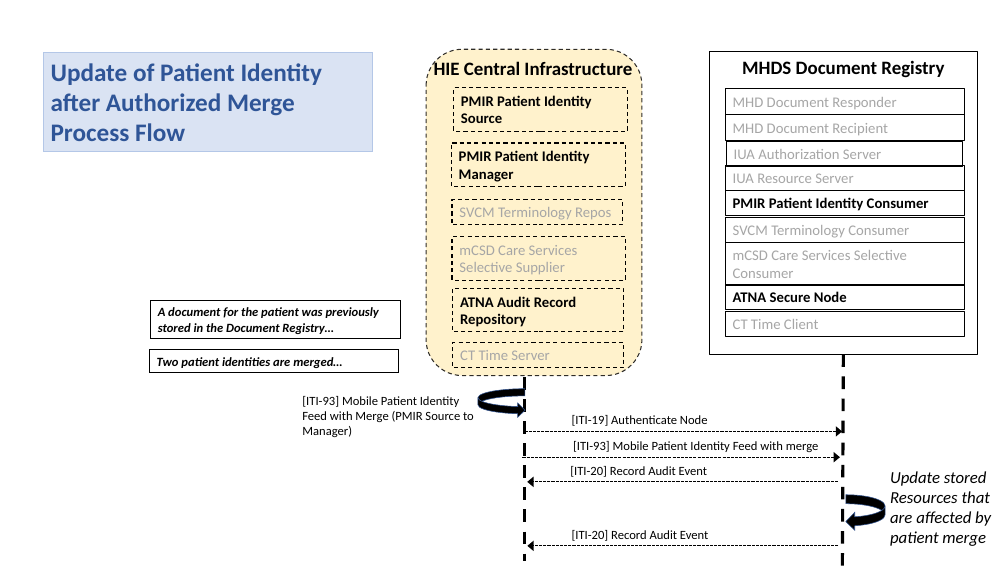
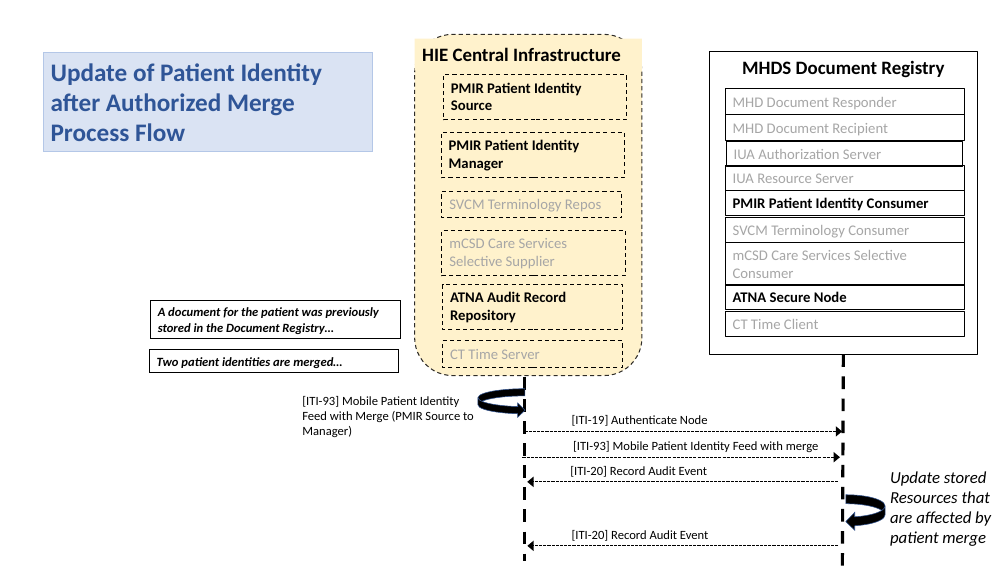
Before and after one commit to IHE/IT-Infrastructure, a slide deck: slide 8 of MHDS/MHDS-alt-actorDiagram-and-processFlows.pptx. Drawn at 1008x567 pixels with LibreOffice and Linux fonts; fonts in the diff are those of the drawing. Boxes give left, top, right and bottom in pixels: in the first picture for what was removed or moved away, otherwise in the second. Text is boxed around its words. In the diff, an @@ line names an element or a change of style, - is before the commit and + after.

```diff
--- a/MHDS/MHDS-alt-actorDiagram-and-processFlows.pptx
+++ b/MHDS/MHDS-alt-actorDiagram-and-processFlows.pptx
@@ fill none to #FFF2CC in 7 elements at (443, 341, 623, 368), (443, 284, 623, 330), (442, 231, 625, 276), (442, 191, 622, 218), (442, 132, 625, 178), (444, 75, 627, 120), (414, 39, 642, 70) @@
@@ rounded rectangle: place and size @@
-rounded rectangle at (426, 49, 643, 376)
+rounded rectangle at (414, 34, 642, 375)
@@ rectangle "HIE Central Infrastructure": place and size @@
-rectangle "HIE Central Infrastructure" at (434, 60, 632, 75)
+rectangle "HIE Central Infrastructure" at (414, 39, 642, 70)
@@ rectangle "PMIR Patient Identity Source": place and size @@
-rectangle "PMIR Patient Identity Source" at (454, 88, 628, 131)
+rectangle "PMIR Patient Identity Source" at (444, 75, 627, 120)
@@ rectangle "PMIR Patient Identity Manager": place and size @@
-rectangle "PMIR Patient Identity Manager" at (451, 143, 625, 186)
+rectangle "PMIR Patient Identity Manager" at (442, 132, 625, 178)
@@ rectangle "SVCM Terminology Repos": place and size @@
-rectangle "SVCM Terminology Repos" at (452, 200, 623, 225)
+rectangle "SVCM Terminology Repos" at (442, 191, 622, 218)
@@ rectangle "mCSD Care Services Selective Supplier": place and size @@
-rectangle "mCSD Care Services Selective Supplier" at (452, 237, 626, 280)
+rectangle "mCSD Care Services Selective Supplier" at (442, 231, 625, 276)
@@ rectangle "ATNA Audit Record Repository": place and size @@
-rectangle "ATNA Audit Record Repository" at (453, 289, 624, 332)
+rectangle "ATNA Audit Record Repository" at (443, 284, 623, 330)
@@ rectangle "CT Time Server": place and size @@
-rectangle "CT Time Server" at (453, 343, 624, 368)
+rectangle "CT Time Server" at (443, 341, 623, 368)
```
Also in this commit, not shown: 1 other slide changed, 1 slide added, 12 other files.
